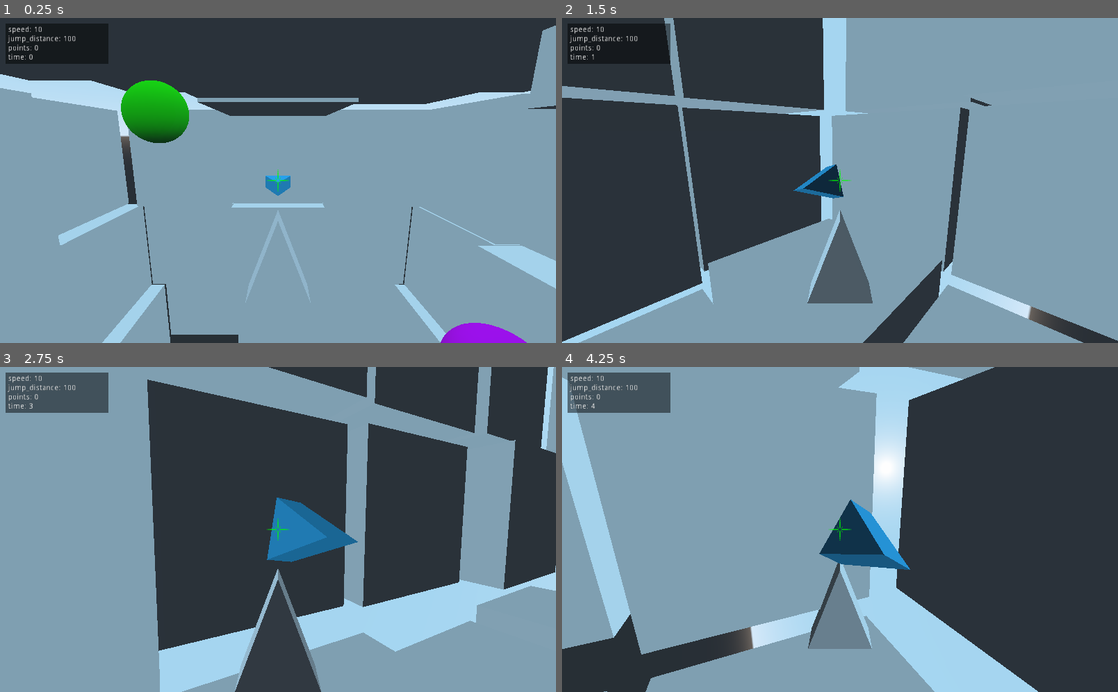
Above: before the commit, frames 1-4 (two rows, left to right).
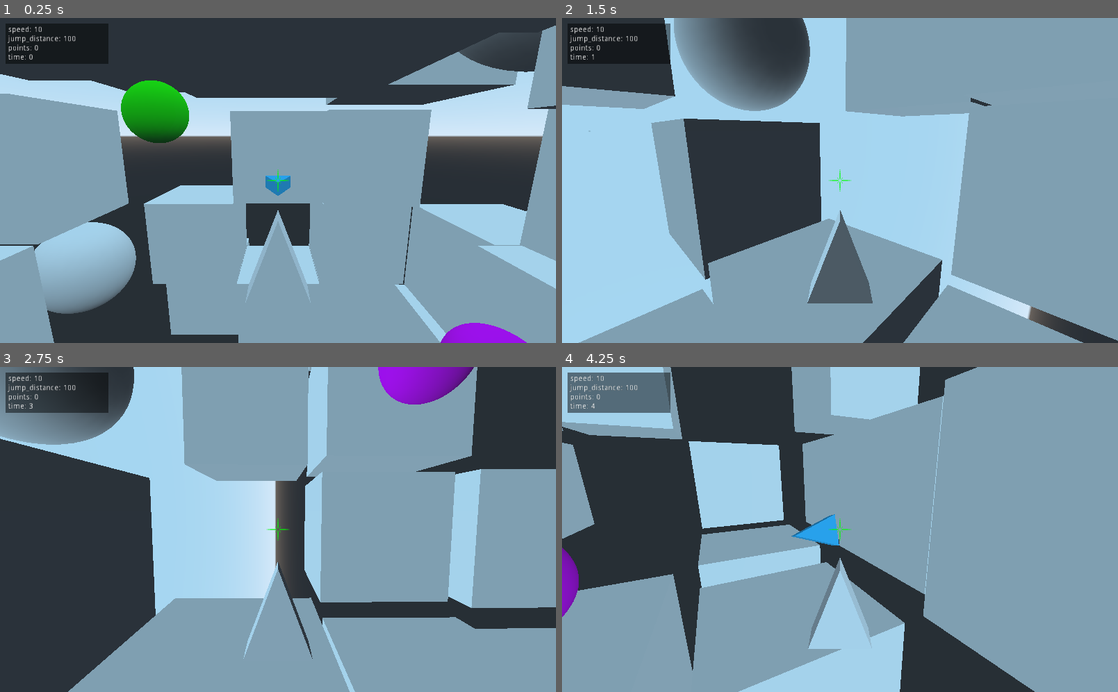
Above: after the commit, the same moments.

Repository: winston-yallow/leaps_and_bounds
Game: Godot game, scene res://levels/00_TestLevel.tscn
The game is run twice, just before and just after one commit, with the same random seed, the same clock (stepped at 60 frames per second) and the same inputs.
Inputs (mouse positions are in pixels of both pictures, inside the frame that each line leads up to):
- Up to frame 1 (0.25 s): no input
- Up to frame 2 (1.5 s): move the mouse to (867, 180) at 0.52 s; click (867, 180) at 0.77 s; move the mouse to (812, 180) at 1.27 s
- Up to frame 3 (2.75 s): click (250, 529) at 1.52 s; move the mouse to (289, 523) at 2.02 s
- Up to frame 4 (4.25 s): move the mouse to (834, 536) at 2.77 s; click (834, 536) at 3.02 s; move the mouse to (878, 532) at 3.52 s; click (878, 532) at 3.77 s

The runs differ from the first frame. In frame 1, 23% of the frame differs, in the area x 0-100%, y 3-100%; in frame 2, 31%; in frame 3, 76%; in frame 4, 80%, in the area x 0-100%, y 0-100%.

Commit message:
Replace some cubes with spheres in test level

Diff:
--- a/game/levels/00_TestLevel.tscn
+++ b/game/levels/00_TestLevel.tscn
@@ -1,10 +1,11 @@
-[gd_scene load_steps=6 format=2]
+[gd_scene load_steps=7 format=2]
 
 [ext_resource path="res://floating_objects/FloatingCube.tscn" type="PackedScene" id=1]
 [ext_resource path="res://player/Player.tscn" type="PackedScene" id=2]
 [ext_resource path="res://powerups/IncreaseSpeed.tscn" type="PackedScene" id=3]
 [ext_resource path="res://powerups/IncreaseDistance.tscn" type="PackedScene" id=4]
 [ext_resource path="res://powerups/IncreasePoints.tscn" type="PackedScene" id=5]
+[ext_resource path="res://floating_objects/FloatingSphere.tscn" type="PackedScene" id=6]
 
 [node name="00_TestLevel" type="Spatial"]
 
@@ -19,9 +20,6 @@
 [node name="IncreaseSpeed" parent="Cubes/FloatingCube7" instance=ExtResource( 3 )]
 transform = Transform( 1, 0, 0, 0, 1, 0, 0, 0, 1, 0, -1.5, 0 )
 
-[node name="FloatingCube6" parent="Cubes" instance=ExtResource( 1 )]
-transform = Transform( 1, 0, 0, 0, 1, 0, 0, 0, 1, 0, 3.88523, -2 )
-
 [node name="FloatingCube5" parent="Cubes" instance=ExtResource( 1 )]
 transform = Transform( 1, 0, 0, 0, 1, 0, 0, 0, 1, 2, 4.11178, -2 )
 
@@ -30,9 +28,6 @@
 
 [node name="FloatingCube14" parent="Cubes" instance=ExtResource( 1 )]
 transform = Transform( 1, 0, 0, 0, 1, 0, 0, 0, 1, 0, 3.93129, 0 )
-
-[node name="FloatingCube13" parent="Cubes" instance=ExtResource( 1 )]
-transform = Transform( 1, 0, 0, 0, 1, 0, 0, 0, 1, 2, 4, 0 )
 
 [node name="FloatingCube11" parent="Cubes" instance=ExtResource( 1 )]
 transform = Transform( 1, 0, 0, 0, 1, 0, 0, 0, 1, -2, 4.28126, 2 )
@@ -46,9 +41,6 @@
 [node name="FloatingCube8" parent="Cubes" instance=ExtResource( 1 )]
 transform = Transform( 1, 0, 0, 0, 1, 0, 0, 0, 1, -2, -4.14197, -2 )
 
-[node name="FloatingCube12" parent="Cubes" instance=ExtResource( 1 )]
-transform = Transform( 1, 0, 0, 0, 1, 0, 0, 0, 1, 0, -4, -2 )
-
 [node name="FloatingCube16" parent="Cubes" instance=ExtResource( 1 )]
 transform = Transform( 1, 0, 0, 0, 1, 0, 0, 0, 1, 2, -4.22562, -2 )
 
@@ -57,12 +49,6 @@
 
 [node name="FloatingCube18" parent="Cubes" instance=ExtResource( 1 )]
 transform = Transform( 1, 0, 0, 0, 1, 0, 0, 0, 1, 0, -4.48877, 0 )
-
-[node name="FloatingCube19" parent="Cubes" instance=ExtResource( 1 )]
-transform = Transform( 1, 0, 0, 0, 1, 0, 0, 0, 1, 2, -4, 0 )
-
-[node name="FloatingCube20" parent="Cubes" instance=ExtResource( 1 )]
-transform = Transform( 1, 0, 0, 0, 1, 0, 0, 0, 1, -2, -3.69926, 2 )
 
 [node name="FloatingCube21" parent="Cubes" instance=ExtResource( 1 )]
 transform = Transform( 1, 0, 0, 0, 1, 0, 0, 0, 1, 0, -4, 2 )
@@ -73,12 +59,6 @@
 [node name="IncreaseSpeed" parent="Cubes/FloatingCube22" instance=ExtResource( 3 )]
 transform = Transform( 1, 0, 0, 0, 1, 0, 0, 0, 1, 0, 1.5, 0 )
 
-[node name="FloatingCube23" parent="Cubes" instance=ExtResource( 1 )]
-transform = Transform( -4.37114e-08, -1, 0, 1, -4.37114e-08, 0, 0, 0, 1, -3.70007, -2, -2 )
-
-[node name="FloatingCube24" parent="Cubes" instance=ExtResource( 1 )]
-transform = Transform( -4.37114e-08, -1, 0, 1, -4.37114e-08, 0, 0, 0, 1, -4, 0, -2 )
-
 [node name="FloatingCube25" parent="Cubes" instance=ExtResource( 1 )]
 transform = Transform( -4.37114e-08, -1, 0, 1, -4.37114e-08, 0, 0, 0, 1, -4.30916, 2, -2 )
 
@@ -87,12 +67,6 @@
 
 [node name="FloatingCube27" parent="Cubes" instance=ExtResource( 1 )]
 transform = Transform( -4.37114e-08, -1, 0, 1, -4.37114e-08, 0, 0, 0, 1, -4.36809, 0, 0 )
-
-[node name="FloatingCube28" parent="Cubes" instance=ExtResource( 1 )]
-transform = Transform( -4.37114e-08, -1, 0, 1, -4.37114e-08, 0, 0, 0, 1, -4, 2, 0 )
-
-[node name="FloatingCube29" parent="Cubes" instance=ExtResource( 1 )]
-transform = Transform( -4.37114e-08, -1, 0, 1, -4.37114e-08, 0, 0, 0, 1, -4.32552, -2, 2 )
 
 [node name="FloatingCube30" parent="Cubes" instance=ExtResource( 1 )]
 transform = Transform( -4.37114e-08, -1, 0, 1, -4.37114e-08, 0, 0, 0, 1, -4, 0, 2 )
@@ -109,12 +83,6 @@
 [node name="FloatingCube33" parent="Cubes" instance=ExtResource( 1 )]
 transform = Transform( -4.37114e-08, -1, 0, 1, -4.37114e-08, 0, 0, 0, 1, 4, 0, -2 )
 
-[node name="FloatingCube34" parent="Cubes" instance=ExtResource( 1 )]
-transform = Transform( -4.37114e-08, -1, 0, 1, -4.37114e-08, 0, 0, 0, 1, 4, 2, -2 )
-
-[node name="FloatingCube35" parent="Cubes" instance=ExtResource( 1 )]
-transform = Transform( -4.37114e-08, -1, 0, 1, -4.37114e-08, 0, 0, 0, 1, 4, -2, 0 )
-
 [node name="FloatingCube36" parent="Cubes" instance=ExtResource( 1 )]
 transform = Transform( -4.37114e-08, -1, 0, 1, -4.37114e-08, 0, 0, 0, 1, 3.75098, 0, 0 )
 
@@ -123,9 +91,6 @@
 
 [node name="FloatingCube37" parent="Cubes" instance=ExtResource( 1 )]
 transform = Transform( -4.37114e-08, -1, 0, 1, -4.37114e-08, 0, 0, 0, 1, 4.32722, 2, 0 )
-
-[node name="FloatingCube38" parent="Cubes" instance=ExtResource( 1 )]
-transform = Transform( -4.37114e-08, -1, 0, 1, -4.37114e-08, 0, 0, 0, 1, 4.10085, -2, 2 )
 
 [node name="FloatingCube39" parent="Cubes" instance=ExtResource( 1 )]
 transform = Transform( -4.37114e-08, -1, 0, 1, -4.37114e-08, 0, 0, 0, 1, 3.62965, 0, 2 )
@@ -145,9 +110,6 @@
 [node name="FloatingCube44" parent="Cubes" instance=ExtResource( 1 )]
 transform = Transform( 1.91069e-15, 4.37114e-08, -1, 1, -4.37114e-08, 0, -4.37114e-08, -1, -4.37114e-08, 1.19209e-07, -2, -4 )
 
-[node name="FloatingCube45" parent="Cubes" instance=ExtResource( 1 )]
-transform = Transform( 1.91069e-15, 4.37114e-08, -1, 1, -4.37114e-08, 0, -4.37114e-08, -1, -4.37114e-08, 1.19209e-07, 0, -3.7475 )
-
 [node name="FloatingCube46" parent="Cubes" instance=ExtResource( 1 )]
 transform = Transform( 1.91069e-15, 4.37114e-08, -1, 1, -4.37114e-08, 0, -4.37114e-08, -1, -4.37114e-08, 1.19209e-07, 2, -4 )
 
@@ -157,23 +119,14 @@
 [node name="FloatingCube48" parent="Cubes" instance=ExtResource( 1 )]
 transform = Transform( 1.91069e-15, 4.37114e-08, -1, 1, -4.37114e-08, 0, -4.37114e-08, -1, -4.37114e-08, -2, 0, -4 )
 
-[node name="FloatingCube49" parent="Cubes" instance=ExtResource( 1 )]
-transform = Transform( 1.91069e-15, 4.37114e-08, -1, 1, -4.37114e-08, 0, -4.37114e-08, -1, -4.37114e-08, -2, 2, -3.75889 )
-
 [node name="FloatingCube50" parent="Cubes" instance=ExtResource( 1 )]
 transform = Transform( 1.91069e-15, 4.37114e-08, -1, 1, -4.37114e-08, 0, -4.37114e-08, -1, -4.37114e-08, 2, -2, 4.25352 )
 
 [node name="FloatingCube51" parent="Cubes" instance=ExtResource( 1 )]
 transform = Transform( 1.91069e-15, 4.37114e-08, -1, 1, -4.37114e-08, 0, -4.37114e-08, -1, -4.37114e-08, 2, 0, 4.07119 )
 
-[node name="FloatingCube52" parent="Cubes" instance=ExtResource( 1 )]
-transform = Transform( 1.91069e-15, 4.37114e-08, -1, 1, -4.37114e-08, 0, -4.37114e-08, -1, -4.37114e-08, 2, 2, 4.31294 )
-
 [node name="FloatingCube53" parent="Cubes" instance=ExtResource( 1 )]
 transform = Transform( 1.91069e-15, 4.37114e-08, -1, 1, -4.37114e-08, 0, -4.37114e-08, -1, -4.37114e-08, -1.78814e-07, -2, 4.41968 )
-
-[node name="FloatingCube54" parent="Cubes" instance=ExtResource( 1 )]
-transform = Transform( 1.91069e-15, 4.37114e-08, -1, 1, -4.37114e-08, 0, -4.37114e-08, -1, -4.37114e-08, -1.78814e-07, 0, 4.24579 )
 
 [node name="FloatingCube55" parent="Cubes" instance=ExtResource( 1 )]
 transform = Transform( 1.91069e-15, 4.37114e-08, -1, 1, -4.37114e-08, 0, -4.37114e-08, -1, -4.37114e-08, -1.78814e-07, 2, 4 )
@@ -181,8 +134,16 @@
 [node name="FloatingCube56" parent="Cubes" instance=ExtResource( 1 )]
 transform = Transform( 1.91069e-15, 4.37114e-08, -1, 1, -4.37114e-08, 0, -4.37114e-08, -1, -4.37114e-08, -2, -2, 4.11571 )
 
-[node name="FloatingCube57" parent="Cubes" instance=ExtResource( 1 )]
-transform = Transform( 1.91069e-15, 4.37114e-08, -1, 1, -4.37114e-08, 0, -4.37114e-08, -1, -4.37114e-08, -2, 0, 4 )
-
 [node name="FloatingCube58" parent="Cubes" instance=ExtResource( 1 )]
 transform = Transform( 1.91069e-15, 4.37114e-08, -1, 1, -4.37114e-08, 0, -4.37114e-08, -1, -4.37114e-08, -2, 2, 3.65425 )
+
+[node name="Spheres" type="Spatial" parent="."]
+
+[node name="FloatingSphere" parent="Spheres" instance=ExtResource( 6 )]
+transform = Transform( 1, 0, 0, 0, 1, 0, 0, 0, 1, -4.5, -0.5, -3 )
+
+[node name="FloatingSphere2" parent="Spheres" instance=ExtResource( 6 )]
+transform = Transform( 1, 0, 0, 0, 1, 0, 0, 0, 1, 3.69756, -2.12817, 2.36614 )
+
+[node name="FloatingSphere3" parent="Spheres" instance=ExtResource( 6 )]
+transform = Transform( 1, 0, 0, 0, 1, 0, 0, 0, 1, 2.25691, 4.00878, -0.111746 )
